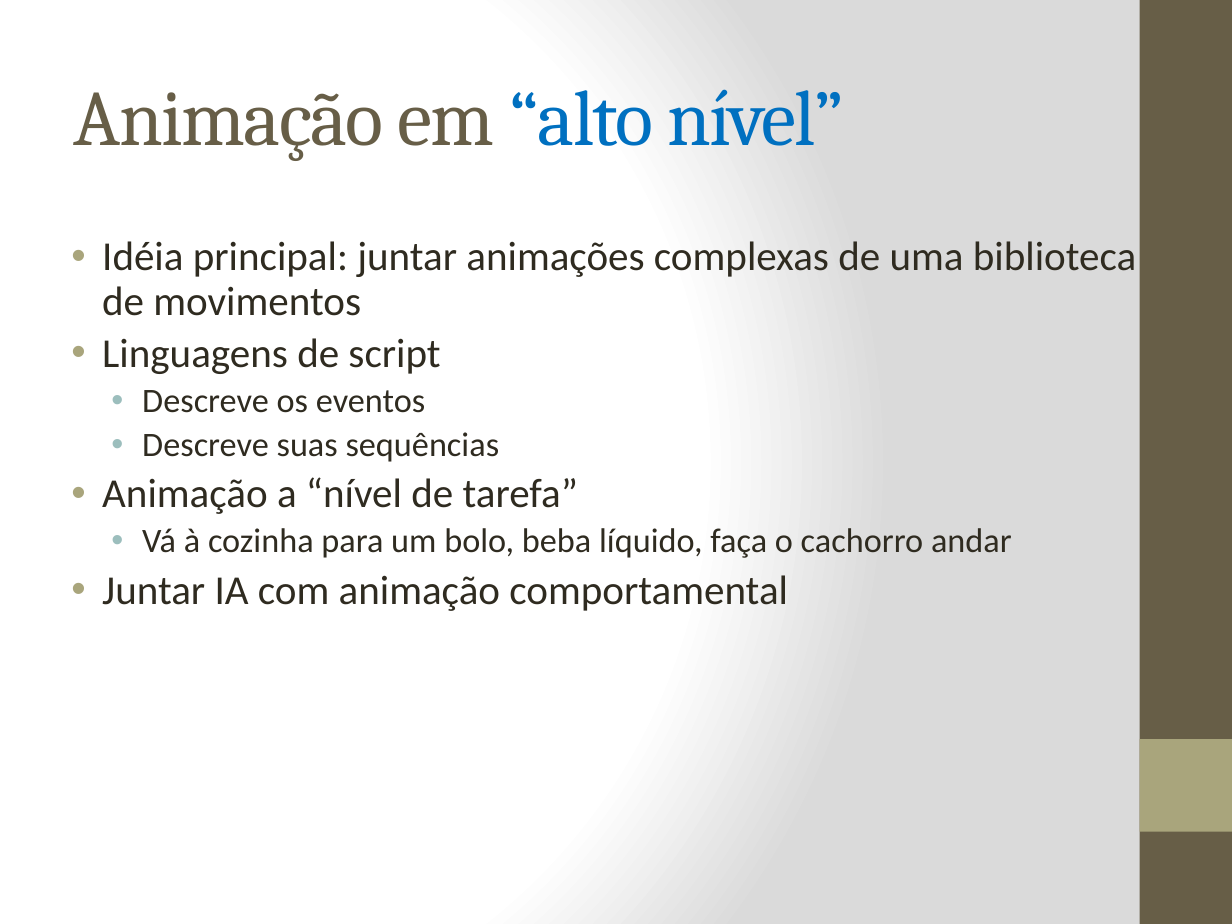
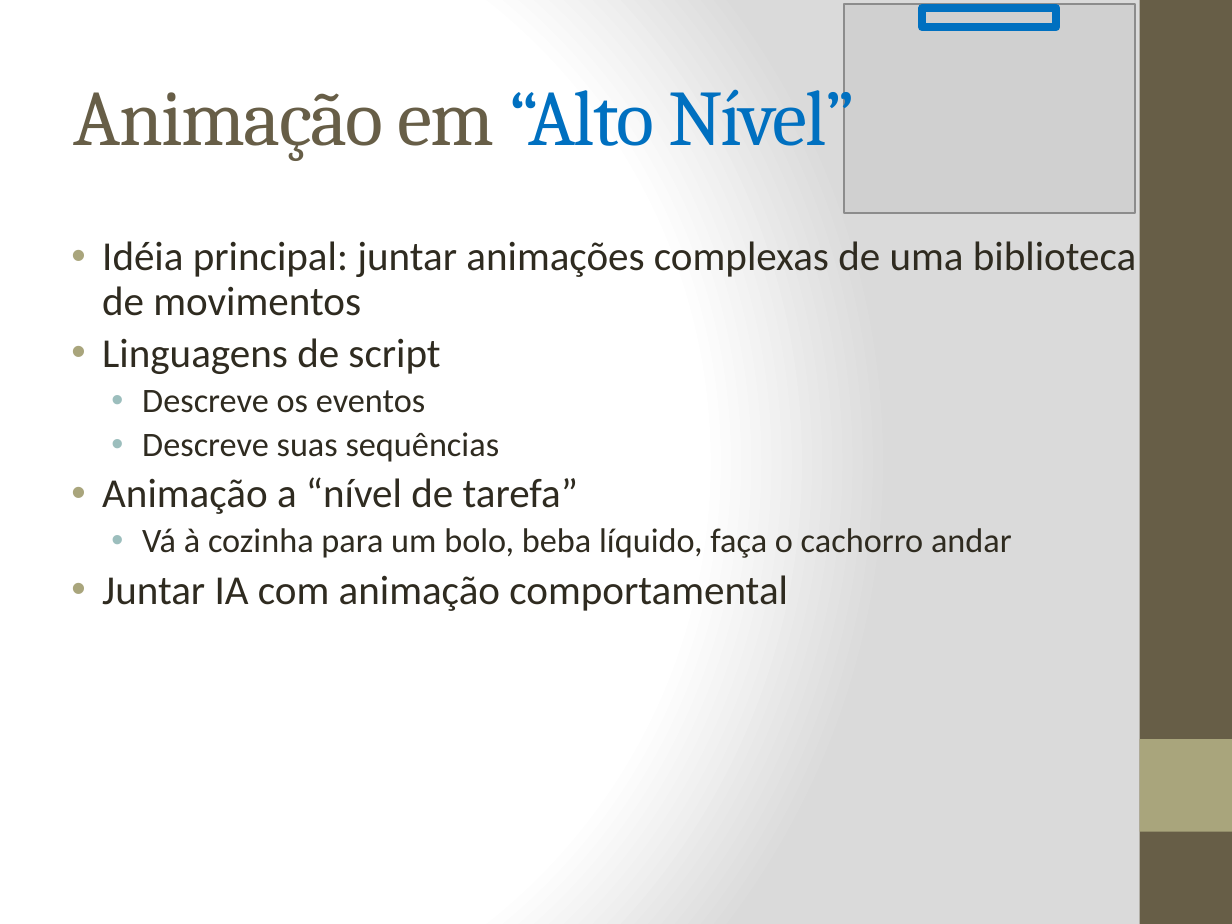
Before and after one commit to fegemo/cefet-cg, a slide deck: slide 27 of attachments/AnimacaoFlavioCoutinho.pptx (slide 26 before the commit). Drawn at 1232x924 pixels with LibreOffice and Linux fonts; fonts in the diff are those of the drawing; grey boxes stand for pictures. Boxes give left, top, right and bottom in pixels: in the first picture for what was removed or moved away, otherwise in the second. Text is boxed around its words. In the diff, an @@ line names an element or a change of style, - is before the commit and + after.

```diff
--- a/attachments/AnimacaoFlavioCoutinho.pptx
+++ b/attachments/AnimacaoFlavioCoutinho.pptx
@@ picture added at box(844, 4, 1135, 213) @@
@@ rectangle added at box(922, 7, 1056, 27), outline #0070C0 4.5 pt @@
@@ title at box(74, 73, 855, 162): text changed @@
-Animação em “alto nível”
+Animação em “Alto Nível”
```
Also in this commit, not shown: 12 other slides changed, 1 slide added, 25 other files.
